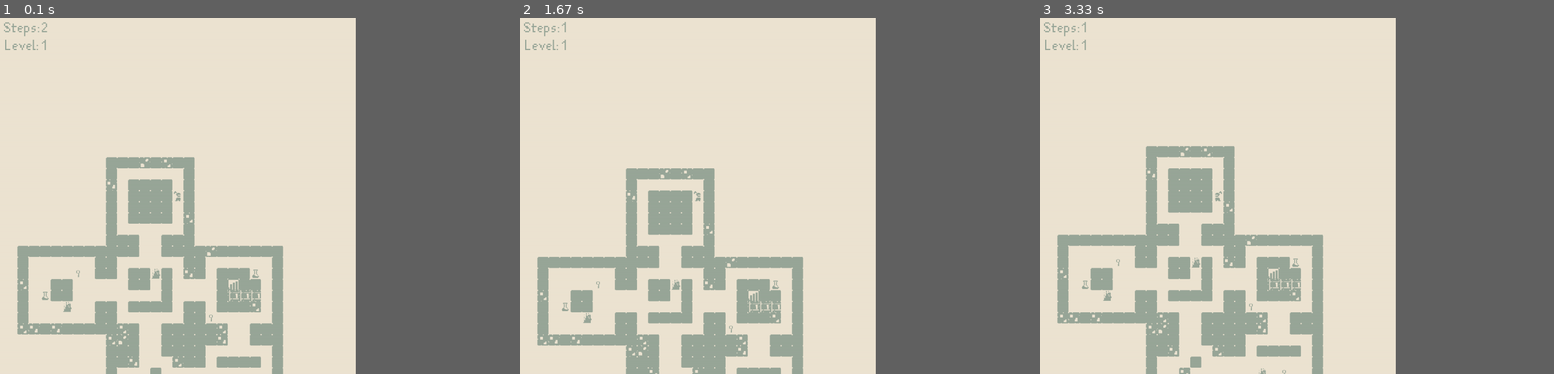
Above: before the commit, frames 1-3 (left to right).
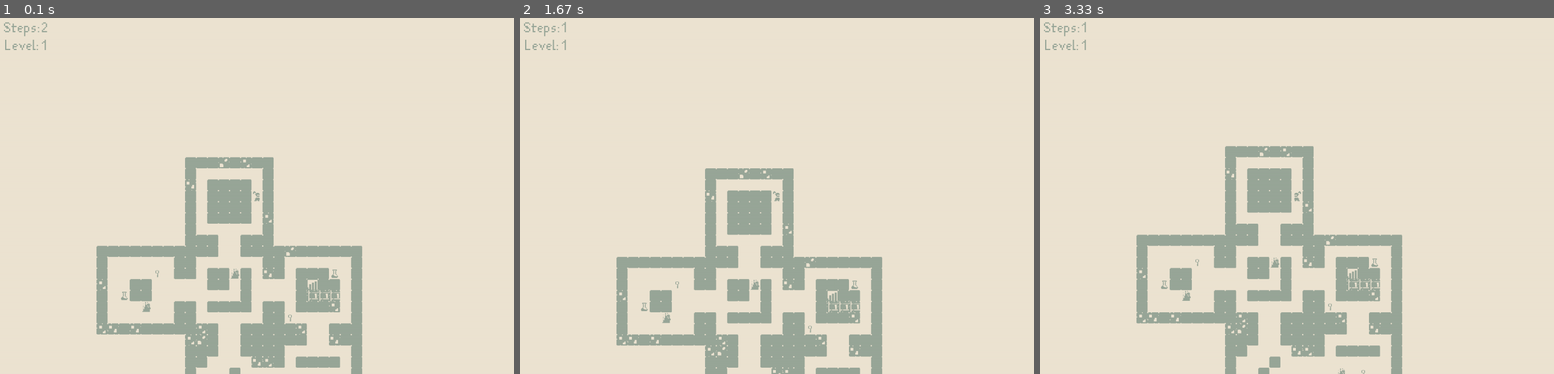
Above: after the commit, the same moments.

Repository: UhMarco/roguelike-pygame
Game: pygame game, started from main.py
The game is run twice, just before and just after one commit, with the same random seed, the same clock (stepped at 60 frames per second) and the same inputs.
Inputs:
- Up to frame 1 (0.1 s): no input
- Up to frame 2 (1.67 s): hold P 0.33-0.8 s; hold Right 0.33-0.8 s; hold Up from 1.33 s (still down)
- Up to frame 3 (3.33 s): release Up at 1.8 s; tap S at 2.33 s; hold Left 2.67-3.2 s; hold Down from 3.23 s (still down)
In our replay, the window is 623x623 before the commit and 900x623 after it. These sizes can differ from the game's own. Grey fills any space a smaller window leaves; there, only what the larger window draws over its background counts as a difference.

The runs differ from the first frame. In frame 1, 15% of the frame differs, in the area x 3-71%, y 39-100%; in frame 2, 14%; in frame 3, 15%, in the area x 3-71%, y 35-100%.

Commit message:
most likely probably maybe finished

Diff:
--- a/blueprints.py
+++ b/blueprints.py
@@ -25,7 +25,7 @@
 
     [1, 1, 1, 1, 1, 1, 1, 1,
     1, 1, 1, 0, 0, 1, 1, 1,
-    1, 1, 1, 0, 0, 0, 1, 1,
+    1, 1, 0, 0, 0, 0, 1, 1,
     1, 0, 0, 12, 1, 0, 0, 1,
     1, 0, 0, 1, 0, 11, 0, 1,
     1, 1, 10, 0, 0, 13, 1, 1,
--- a/main.py
+++ b/main.py
@@ -6,10 +6,12 @@
 
 TILE_SIZE = 28
 WORLD_SIZE = TILE_SIZE * 8 * 5
-SIZE = 900
+WIDTH = 1300
+HEIGHT = 900
+SIZE = (WIDTH, HEIGHT)
 
 pygame.init()
-window = pygame.display.set_mode((SIZE, SIZE))
+window = pygame.display.set_mode(SIZE)
 screen = window.copy()
 clock = pygame.time.Clock()
 fps = 30
@@ -53,7 +55,6 @@
 # Main
 LEVELS = 10
 current_level = 1
-player_potions = 0 # Let these carry between levels
 
 while current_level <= LEVELS:
 
@@ -145,15 +146,16 @@
         if world[i]:
             room_indexes.append(i)
 
-    player_x = SIZE / 2 - TILE_SIZE / 2
-    player_y = SIZE / 2 - TILE_SIZE / 2
+    player_x = WIDTH / 2 - TILE_SIZE / 2
+    player_y = HEIGHT / 2 - TILE_SIZE / 2
     player_pos = 0
     player_keys = 0
+    player_potions = 0
     player_steps = 2
     player_flipped = False
 
-    offset_x = (SIZE - WORLD_SIZE) / 2 + TILE_SIZE * 4 - TILE_SIZE / 2
-    offset_y = (SIZE - WORLD_SIZE) / 2 + TILE_SIZE * 4 - TILE_SIZE / 2
+    offset_x = (WIDTH - WORLD_SIZE) / 2 + TILE_SIZE * 4 - TILE_SIZE / 2
+    offset_y = (HEIGHT - WORLD_SIZE) / 2 + TILE_SIZE * 4 - TILE_SIZE / 2
 
     # Find the spawn point in the centre room
     centre_room = world[12]
@@ -288,7 +290,6 @@
             elif event.type == pygame.KEYDOWN and game_over:
                 if event.key == pygame.K_r:
                     current_level = 0
-                    player_potions = 0
                     game_over = False
                     running = False
 
@@ -300,7 +301,7 @@
             world[player_pos] = 0
             player_keys += 1
 
-        elif world[player_pos] == 17 and player_potions < 5: # Maximum of 5 potions to hand
+        elif world[player_pos] == 17:
             world[player_pos] = 0
             player_potions += 1
 
@@ -394,11 +395,11 @@
             screen.blit(potion_ui, (UI_OFFSET * 0.5 + UI_SIZE[0] * i, UI_OFFSET * 14))
 
         if game_over:
-            screen.blit(bg, (SIZE / 2 - bg.get_rect().width / 2, SIZE / 2 - bg.get_rect().height / 2 - UI_OFFSET * 30))
+            screen.blit(bg, (WIDTH / 2 - bg.get_rect().width / 2, HEIGHT / 2 - bg.get_rect().height / 2 - UI_OFFSET * 30))
             text = font_lg.render("Game Over!", False, FONT_COLOUR)
-            screen.blit(text, (SIZE / 2 - text.get_rect().width / 2, SIZE / 2 - text.get_rect().height / 2 - UI_OFFSET * 30 - 20))
+            screen.blit(text, (WIDTH / 2 - text.get_rect().width / 2, HEIGHT / 2 - text.get_rect().height / 2 - UI_OFFSET * 30 - 20))
             text = font.render("Press [R] to restart.", False, FONT_COLOUR)
-            screen.blit(text, (SIZE / 2 - text.get_rect().width / 2, SIZE / 2 - text.get_rect().height / 2 - UI_OFFSET * 30 + 40))
+            screen.blit(text, (WIDTH / 2 - text.get_rect().width / 2, HEIGHT / 2 - text.get_rect().height / 2 - UI_OFFSET * 30 + 40))
 
 
         render_offset = [0, 0]
@@ -414,5 +415,6 @@
     current_level += 1
 
 
+print(LEVELS, "complete!")
 pygame.quit()
 quit()
